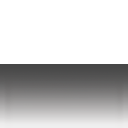
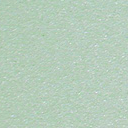
Layered file, before and after one edit (128x128). Changes by layer:
painted on "Layer 1" over [0, 64, 128, 128]
added layer "Layer 2" (79%) above "Background" over [0, 0, 128, 128]
